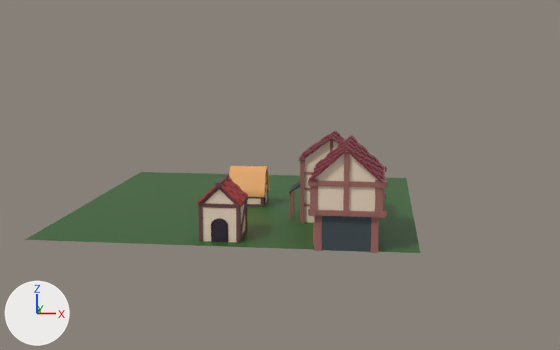
The Blender file LowPoly_TileSet_V3.blend, before and after one commit.
Before and after are seen from a 50 mm camera at (7.8, -46.7, 10.4) aimed at (1.9, 0.4, 1.8). Every picture has the same lights, and +X, +Y and +Z are marked at lower left.

In view in the first picture: 'Door', 'Frame', 'Frame.002', 'Lower Level', 'Lower Level Pillars', 'Lower Level Pillars.001', 'Patio Pillars', 'Patio Roof', 'Plane', 'Roof', 'Roof.001', 'Roofs', 'Scaffolding.001', 'Second Level', 'Side Middle Pillars', 'Side Scaffolding.003', 'Top Roof', 'Upper pillars', 'Upper scaffolding'.
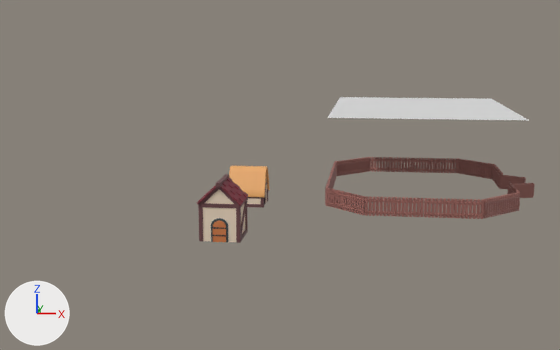
Pixel boxes [x1, y1, x2, y2] of what changed, in the pictures (560 x 350 px):
'Plane', hidden (green)
    before: [25, 172, 420, 253]
'Town Fence', added (brown)
    after: [325, 157, 535, 219]
'Plane.001', added
    after: [328, 97, 528, 120]
'Second Level', hidden (beige)
    before: [315, 150, 378, 211]
'Lower Level', hidden
    before: [321, 216, 371, 252]
'Roofs', hidden (brown)
    before: [309, 135, 384, 183]
'Side Scaffolding.003', hidden (brown)
    before: [308, 165, 388, 217]
'Frame', hidden (beige)
    before: [303, 141, 339, 223]
'Lower Level Pillars', hidden (brown)
    before: [314, 216, 379, 253]
'Upper pillars', hidden (brown)
    before: [310, 165, 384, 218]
'Side Middle Pillars', hidden
    before: [343, 152, 350, 215]
'Top Roof', hidden
    before: [298, 131, 345, 161]
'Lower Level Pillars.001', hidden
    before: [300, 160, 305, 224]
'Upper scaffolding', hidden
    before: [309, 166, 386, 218]
'Patio Pillars', hidden
    before: [289, 190, 295, 220]
'Patio Roof', hidden
    before: [289, 181, 300, 193]
part 1 of me_cube_019, surface changed (black to brown)
    both: [213, 221, 226, 242]
part 2 of me_cube_069, cut back
    before: [304, 141, 339, 212]
part 3 of me_cube_069, surface changed
    before: [304, 212, 315, 223]

What changed in the scene script:
```text
Change me_cube_019:
    where me_cube_019.from_pydata(...)  # 38 vertices, 21 faces; spans x -0.348..0.348, y -0.085..0.085, z -0.869..0.241
    used by ob_door; location = (0.0, -9.21, 0.88); scale = (1.0, 0.412, 1.0)
    me_cube_019 part 1: texture (UV) coordinates of 21 of 21 faces, centred in x -0.348..0.348, y -0.085..0.085, z -0.869..0.238, changed; they spanned u 0.62..0.64, v 0.48..0.49 and now span u 0.68..0.7, v 0.57..0.59
Change me_cube_069:
    used by ob_frame; location = (5.79, -2.88, 2.07); scale = (1.0, 1.0, 2.04)
    remove me_cube_069.from_pydata(...)  # 60 vertices, 59 faces; spans x -2.02..1.0, y -1.77..2.82, z -1.0..1.34
    add me_cube_069.from_pydata(...)  # 38 vertices, 37 faces; spans x -2.02..1.0, y -1.77..2.82, z -1.0..1.34
    me_cube_069 part 2
    24 vertices are removed from x -2.02..1.0, y -1.77..0.44, z -1.0..1.34
    36 faces are deleted
    8 vertices in x -2.02..1.0, y -1.77..2.82, z -0.71 move by (0.0, 0.0, 0.21)
    1 vertex moves from x 0.0, y 2.82, z -0.58 to x 0.0, y 2.82, z -0.51
    2 vertices are added at (1.0, -1.77, 0.27), (1.0, -1.77, -0.5)
    14 new faces join them
    me_cube_069 part 3: 7 kept faces spanning x -2.02..1.0, y -1.77..2.82, z -1.0..-0.5 get new texture (UV) coordinates
Add me_cylinder_020:
    me_cylinder_020.from_pydata(...)  # 2893 vertices, 2893 faces; spans x -1.0..135.0, y -51.0..104.0, z -1.0..1.0
    me_cylinder_020.materials.append(mat_tile_palette_1)  # picture img_gardener_32x_png
Add me_plane_004:
    me_plane_004.from_pydata([(-1.0, -1.0, 0.0), (1.0, -1.0, 0.0), (-1.0, 1.0, 0.0), (1.0, 1.0, 0.0)], [], [(0, 1, 3, 2)])
Change ob_plane:
    add ob_plane.hide_set(True)  # its collection is switched off
Change ob_lower_level:
    add ob_lower_level.hide_set(True)  # its collection is switched off
Change ob_lower_level_pillars:
    add ob_lower_level_pillars.hide_set(True)  # its collection is switched off
Change ob_roofs:
    ob_roofs.scale: (1.74, 2.4, 0.832) -> (1.95, 2.4, 0.832)
    add ob_roofs.hide_set(True)  # its collection is switched off
Change ob_second_level:
    add ob_second_level.hide_set(True)  # its collection is switched off
Change ob_upper_pillars:
    add ob_upper_pillars.hide_set(True)  # its collection is switched off
Change ob_upper_scaffolding:
    add ob_upper_scaffolding.hide_set(True)  # its collection is switched off
Change ob_side_scaffolding_003:
    add ob_side_scaffolding_003.hide_set(True)  # its collection is switched off
Change ob_side_middle_pillars:
    add ob_side_middle_pillars.hide_set(True)  # its collection is switched off
Change ob_frame:
    add ob_frame.hide_set(True)  # its collection is switched off
Change ob_lower_level_pillars_001:
    add ob_lower_level_pillars_001.hide_set(True)  # its collection is switched off
Change ob_patio_roof:
    add ob_patio_roof.hide_set(True)  # its collection is switched off
Change ob_top_roof:
    add ob_top_roof.hide_set(True)  # its collection is switched off
Change ob_patio_pillars:
    add ob_patio_pillars.hide_set(True)  # its collection is switched off
Add ob_town_fence:
    ob_town_fence = bpy.data.objects.new('Town Fence', me_cylinder_020)
    ob_town_fence.location = (4.84, 2.12, 0.62)
    ob_town_fence.scale = (0.0962, 0.0962, 0.548)
Add ob_plane_001:
    ob_plane_001 = bpy.data.objects.new('Plane.001', me_plane_004)
    ob_plane_001.location = (10.56, 4.73, 5.69)
    ob_plane_001.scale = (5.57, 7.37, 5.57)
```
